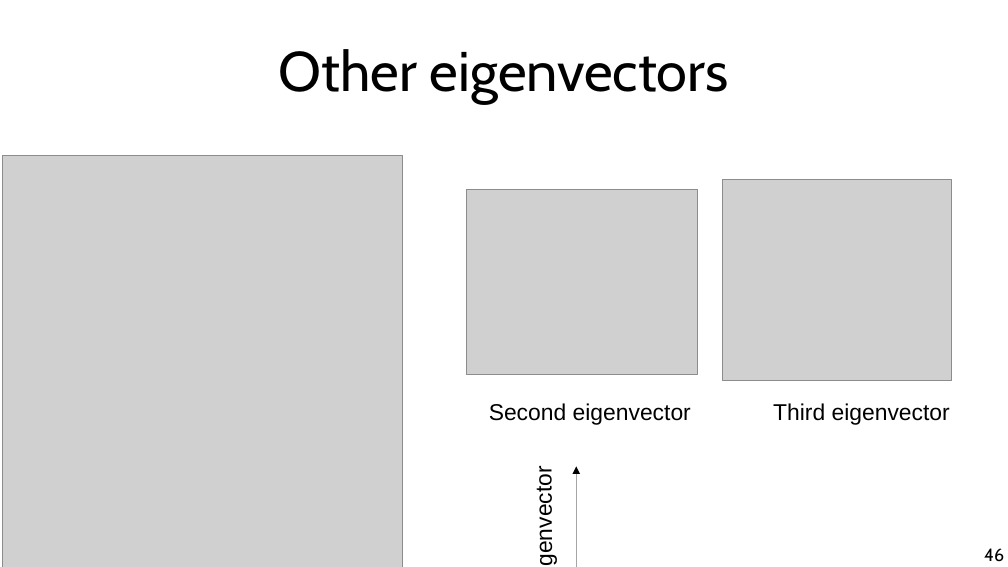
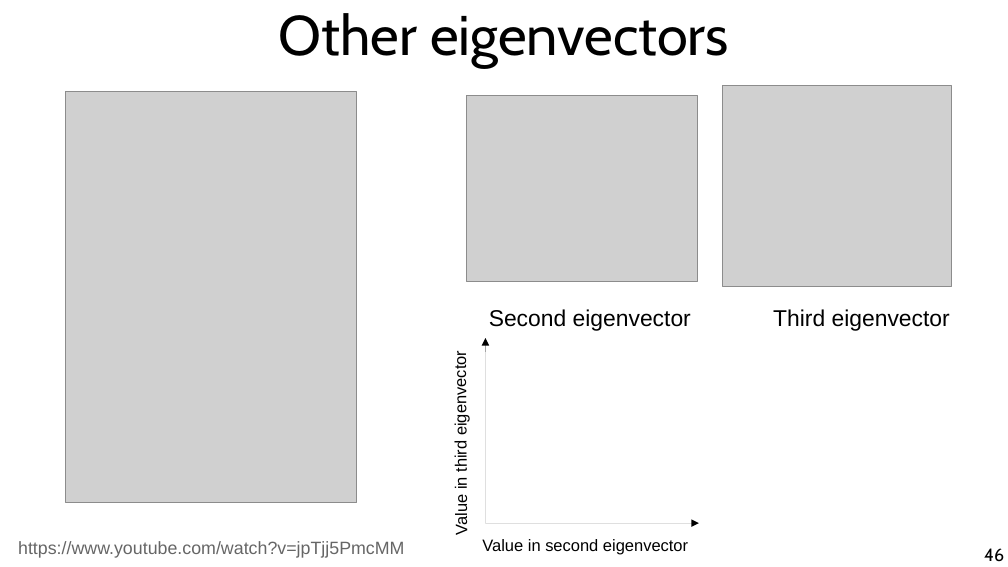
Before and after one commit to chatox/networks-science-course, a slide deck: slide 46 of theory/tt15_spectral_clustering.odp. Drawn at 1008x567 pixels with LibreOffice and Linux fonts; fonts in the diff are those of the drawing; grey boxes stand for pictures. Boxes give left, top, right and bottom in pixels: in the first picture for what was removed or moved away, otherwise in the second. Text is boxed around its words. In the diff, an @@ line names an element or a change of style, - is before the commit and + after.

```diff
--- a/theory/tt15_spectral_clustering.odp
+++ b/theory/tt15_spectral_clustering.odp
@@ title "Other eigenvectors": place and size @@
-title "Other eigenvectors" at box(279, 49, 729, 103)
+title "Other eigenvectors" at box(279, 13, 729, 68)
@@ picture: place and size @@
-picture at box(2, 155, 402, 567)
+picture at box(66, 91, 357, 503)
@@ 2 pictures, 2 texts: place and size @@
-2 pictures, 2 texts at box(466, 179, 951, 425)
+2 pictures, 2 texts at box(466, 86, 951, 331)
@@ text "Value in third eigenvector": place and size @@
-text "Value in third eigenvector" at box(524, 457, 561, 567)
+text "Value in third eigenvector" at box(452, 359, 470, 534)
@@ text "Value in third eigenvector" at box(452, 359, 470, 534): size 18 to 13 pt @@
@@ arrow added from (486, 523) to (486, 338), #000000 0 pt @@
@@ arrow removed from (576, 567) to (576, 466) @@
@@ text added at box(482, 539, 688, 554), 13 pt, text #000000 @@
+Value in second eigenvector
@@ arrow added from (486, 523) to (699, 523), #000000 0 pt @@
@@ text added at box(18, 541, 404, 558), 14 pt, text #666666 @@
+https://www.youtube.com/watch?v=jpTjj5PmcMM
```
Also in this commit, not shown: 32 other slides changed, 3 slides added, 4 slides removed, 1 other file.
